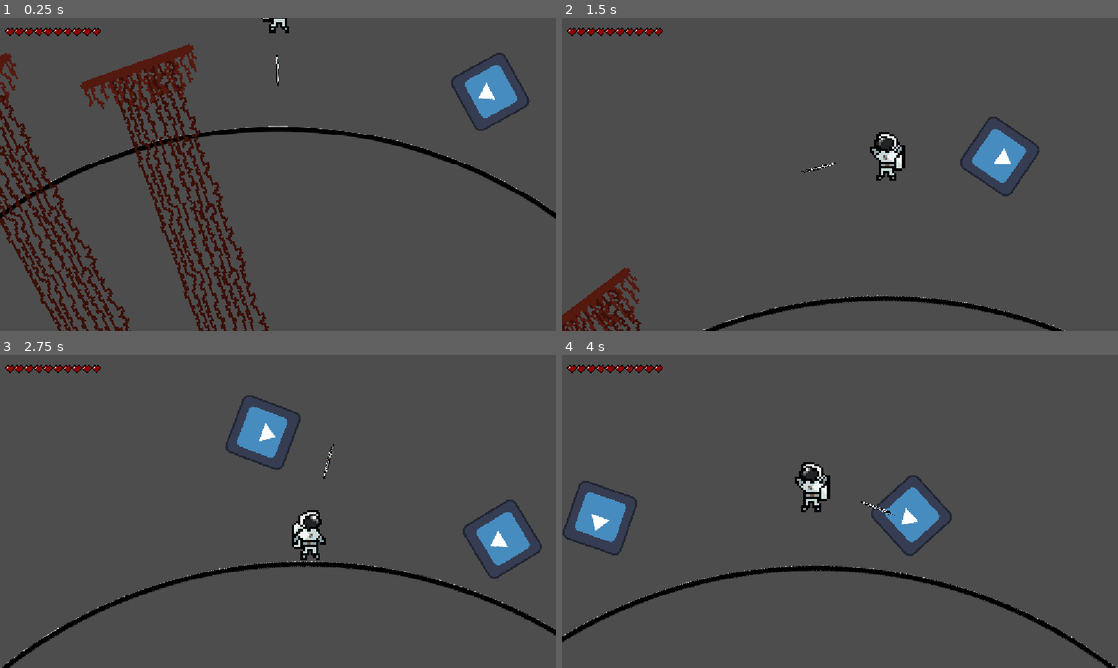
Above: before the commit, frames 1-4 (two rows, left to right).
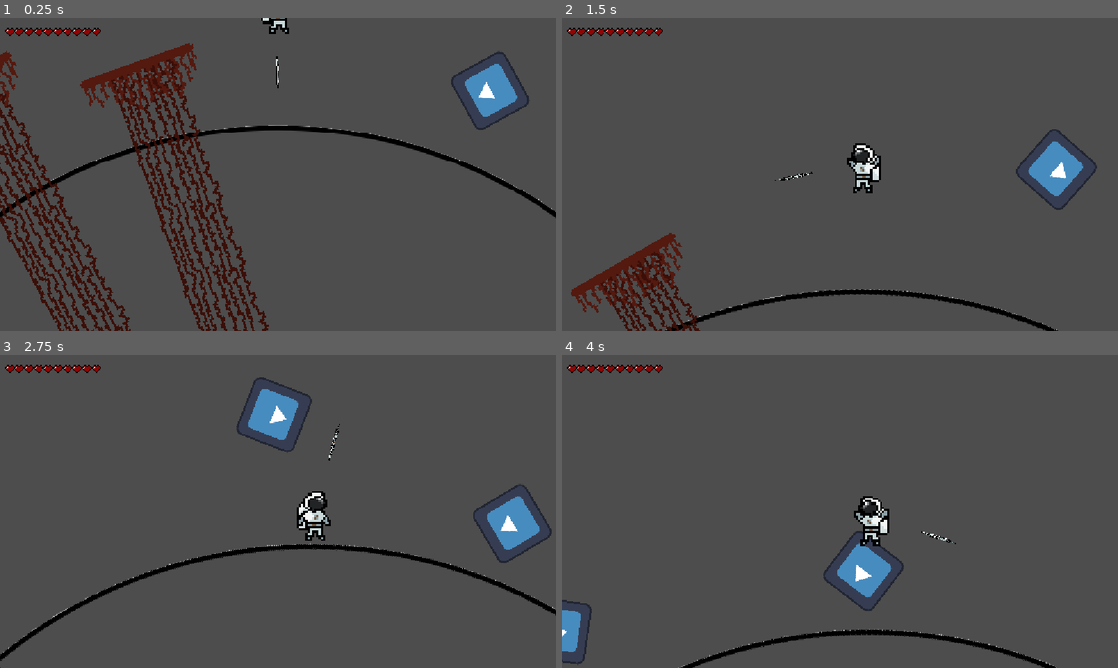
Above: after the commit, the same moments.

Repository: sDANTOSO/whs-overlockers-kiwihacks
Game: Godot game, scene res://Scenes/test_planet2.tscn
Two runs of this game, one before a commit and one after it. Both use one fixed random seed, a clock stepped at 60 frames per second and the inputs below. This scene is started directly instead of the project's main scene. The engine's default icon, where the game draws it, is replaced by a stand-in: a white triangle on a blue panel in a dark square.
Inputs (mouse positions are in pixels of both pictures, inside the frame that each line leads up to):
- Up to frame 1 (0.25 s): no input
- Up to frame 2 (1.5 s): tap Enter (ui_accept) at 0.5, 0.77 s; move the mouse to (962, 158) at 0.52 s; hold Right (ui_right) 0.53-1.28 s; hold C (checkpoint) 0.53-1.28 s; move the mouse to (728, 190) at 1.27 s; hold Left (ui_left) from 1.28 s (still down); tap C (checkpoint) at 1.35 s
- Up to frame 3 (2.75 s): tap Enter (ui_accept) at 1.52 s; move the mouse to (333, 442) at 2.02 s; release Left (ui_left) at 2.03 s; hold Right (ui_right) from 2.03 s (still down); hold C (checkpoint) from 2.03 s (still down)
- Up to frame 4 (4 s): move the mouse to (812, 574) at 2.77 s; release C (checkpoint) at 2.78 s; tap C (checkpoint) at 2.85 s; tap Enter (ui_accept) at 3.02, 3.77 s; move the mouse to (1006, 558) at 3.52 s; release Right (ui_right) at 3.53 s; hold Left (ui_left) from 3.53 s (still down); hold C (checkpoint) from 3.53 s (still down)

The runs differ from the first frame. In frame 1, 4.9% of the frame differs, in the area x 0-100%, y 0-100%; in frame 2, 8.5%, in the area x 0-97%, y 31-100%; in frame 3, 7.5%; in frame 4, 8.2%.

Commit message:
fixed gravity

Diff:
--- a/fruity-space/Scripts/player.gd
+++ b/fruity-space/Scripts/player.gd
@@ -2,9 +2,10 @@
 
 
 @export var GROUNDSPEED:float = 100
-@export var AIRSPEED:float = 15
+@export var AIRSPEED:float = 5
+@export var MAXAIRSPEED: float = 15;
 @export var FRICTION: float = 0.8;
-@export var G: float = 20000000;
+@export var G: float = 15;
 @export var jump_velocity: int = 700
 @export var jumpThreshold: float = 0.3;
 
@@ -61,9 +62,9 @@
 
 
 	if !grounded:
-		var inverseSquaredDist = 1 / position.distance_squared_to(planet.position);
-		velocity += diffToPlanet * G * inverseSquaredDist;
-		velocity+=horizontalVelocity*AIRSPEED;
+		velocity += diffToPlanet * G;
+		if velocity.length()<MAXAIRSPEED:
+			velocity+=horizontalVelocity*AIRSPEED;
 	else:
 		velocity+=horizontalVelocity*GROUNDSPEED;
 		velocity *= FRICTION
Not shown, added: fruity-space/Assets/rocket.png.import
Not shown, added: fruity-space/Assets/rocket_person.png.import
